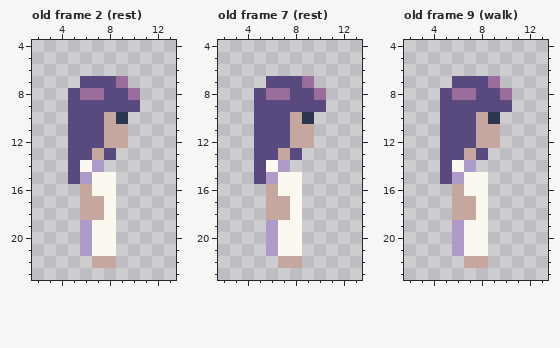
Two versions of one pixel-art file, assets/images/scratch/girl.aseprite. Above is the file before it was changed.
16x24 pixels, 9 frames. Shown: old frame 2 (rest): x 2..13, y 4..23; old frame 7 (rest): x 2..13, y 4..23; old frame 9 (walk): x 2..13, y 4..23. The commit also changed other frames, which this record leaves out.
After the commit:
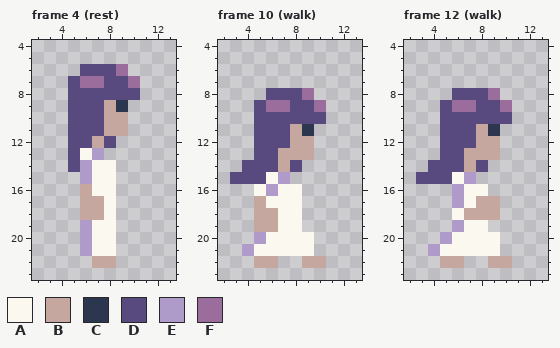
Palette (. is transparent): A #fbf9ef  B #c6a79f  C #2c364e  D #58497e  E #af9bc9  F #9b6d9c
A new or re-ordered frame is compared with the old frame closest to it.
The exact change:
frames 9 -> 16
Frame 4 (rest) is new; against old frame 2 (rest), layer "main":
y 6: x 6..9 .... -> DDDF
y 7: x 5..7 .DD -> DFF; x 9..10 F. -> DF
y 8: x 6..7 FF -> DD; x 10 F -> D
y 9: x 8..10 DDD -> BC.
y 10: x 9 C -> B
y 12: x 7..9 DBB -> BD.
y 13: x 6..8 DBD -> AE.
y 14: x 6..8 AE. -> EAA
y 15: x 5 D -> .
Frame 10 (walk) against old frame 7 (rest), layer "main":
y 7: x 6..9 DDDF -> ....
y 8: x 5..7 DFF -> .DD; x 9..10 DF -> F.
y 9: x 6..7 DD -> FF; x 10 D -> F
y 10: x 8..10 BC. -> DDD
y 11: x 9 B -> C
y 13: x 8..9 D. -> BB
y 14: x 4 . -> D; x 6..8 AE. -> DBD
y 15: x 3..4 .. -> DD; x 6..8 EAA -> AE.
y 16: x 5..6 .B -> AE
y 17: x 5..7 .BB -> BAA
y 18: x 5 . -> B; x 7 B -> A
y 19: x 5..6 .E -> BB
y 20: x 5..6 .E -> EA; x 9 . -> A
y 21: x 4..6 ..E -> EAA; x 9 . -> A
y 22: x 5..10 ..BB.. -> BB..BB
Frame 12 (walk) against old frame 9 (walk), layer "main":
y 7: x 6..9 DDDF -> ....
y 8: x 5..7 DFF -> .DD; x 9..10 DF -> F.
y 9: x 6..7 DD -> FF; x 10 D -> F
y 10: x 8..10 BC. -> DDD
y 11: x 9 B -> C
y 13: x 8..9 D. -> BB
y 14: x 4 . -> D; x 6..8 AE. -> DBD
y 15: x 3..4 .. -> DD; x 6..8 EAA -> AE.
y 16: x 6 B -> E
y 17: x 6..9 BBA. -> EABB
y 18: x 6 B -> A; x 8..9 A. -> BB
y 20: x 5..6 .E -> EA; x 9 . -> A
y 21: x 4..6 ..E -> EAA; x 9 . -> A
y 22: x 5..10 ..BB.. -> BB..BB
Where, in picture pixels (left, top, right, bottom), the same in both pictures:
changed: (68, 64, 140, 184)
changed: (230, 76, 326, 268)
changed: (416, 76, 512, 268)
